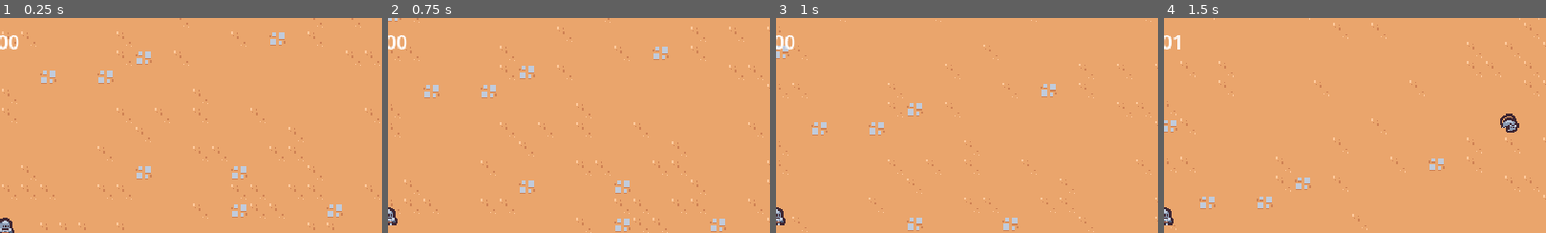
Above: before the commit, frames 1-4 (left to right).
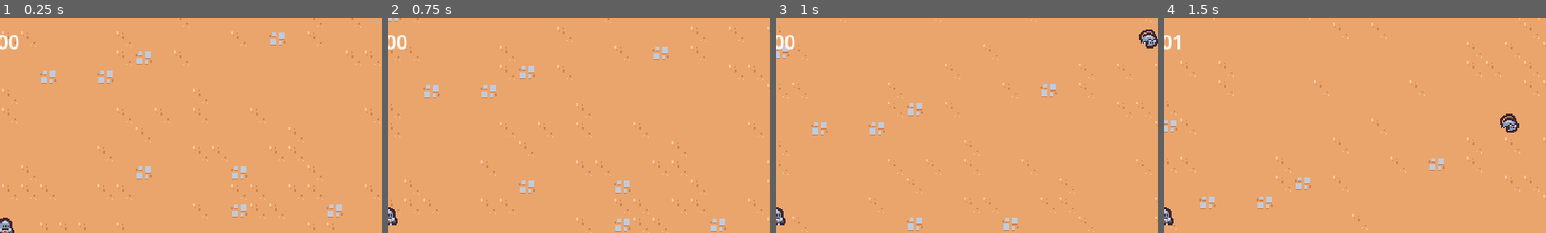
Above: after the commit, the same moments.

Repository: justknick/myFirst2DSurvivorsGame
Game: Godot game, scene res://scenes/main/main.tscn
Same seed, same stepped clock (60 frames per second), same inputs: the game is played once before the commit and once after it.
Inputs (mouse positions are % of the whole screen's width and height, from its top left):
- Up to frame 1 (0.25 s): no input
- Up to frame 2 (0.75 s): move the mouse to (45, 70) at 0.52 s; press the mouse at (45, 70) at 0.53 s; hold W (move_up) from 0.53 s (still down)
- Up to frame 3 (1 s): keep holding W (move_up)
- Up to frame 4 (1.5 s): keep holding W (move_up); move the mouse to (80, 65) at 1.27 s; release the mouse at (80, 65) at 1.28 s; click (80, 65) at 1.35 s
The pictures show only the part of the screen within x 50-100%, y 0-50%; the shares and areas given below are measured in that part.

Frames 1-2 are identical in both runs. In frame 3, 0.3% of the frame differs, in the area x 95-100%, y 5-15%; in frame 4, nothing differs.

Commit message:
Section 2.25 - Improving the Scene Tree Structure // updated main scene (reorganize tree layer and added layer groups), enemy_manager script (spawn at entities layer), vial_drop_component script (spawn at entities layer), sword_ability_controller (spawn at freground layer)

Diff:
--- a/scenes/ability/sword_ability_controller/sword_ability_controller.gd
+++ b/scenes/ability/sword_ability_controller/sword_ability_controller.gd
@@ -44,7 +44,9 @@
 	# placed after player instance, bc we want to ensure player exists
 	var sword_instance = sword_ability.instantiate() as SwordAbiliy
 	# we will add child node to the scene where player node is (i.e. main)
-	player.get_parent().add_child(sword_instance)
+	# we will add sword to the foreground_layer
+	var foreground_layer = get_tree().get_first_node_in_group("foreground_layer")
+	foreground_layer.add_child(sword_instance)
 	sword_instance.hitbox_component.damage = damage
 
 	sword_instance.global_position = enemies[0].global_position
--- a/scenes/component/vial_drop_component.gd
+++ b/scenes/component/vial_drop_component.gd
@@ -23,8 +23,9 @@
 	# check if 'owner' is not a Node2D
 	if not owner is Node2D:
 		return
-	# now spawn the vial
+	# now spawn the vial, under entities_layer
 	var spawn_position = (owner as Node2D).global_position
 	var vial_instance = vial_scene.instantiate() as Node2D
-	owner.get_parent().add_child(vial_instance)
+	var entities_layer = get_tree().get_first_node_in_group("entities_layer")
+	entities_layer.add_child(vial_instance)
 	vial_instance.global_position = spawn_position
--- a/scenes/main/main.tscn
+++ b/scenes/main/main.tscn
@@ -34,5 +34,10 @@
 format = 2
 layer_0/tile_data = PackedInt32Array(65537, 0, 4, 65538, 65536, 4, 65539, 0, 4, 65540, 0, 4, 65541, 393216, 3, 131077,  …(41190 unchanged characters)…
 
-[node name="Player" parent="." instance=ExtResource("1_40gqh")]
+[node name="Entities" type="Node2D" parent="." groups=["entities_layer"]]
+y_sort_enabled = true
+
+[node name="Player" parent="Entities" instance=ExtResource("1_40gqh")]
 position = Vector2(580, 349)
+
+[node name="Foreground" type="Node2D" parent="." groups=["foreground_layer"]]
--- a/scenes/manager/enemy_manager.gd
+++ b/scenes/manager/enemy_manager.gd
@@ -27,6 +27,8 @@
 
 	# declare enemy to instantiate - this creates node, but doesn't put in scene tree
 	var enemy = basic_enemy_scene.instantiate() as Node2D
-	# now we'll place enemy node into scene tree
-	get_parent().add_child(enemy)
+
+	# now we'll place enemy node into scene tree, under entities layer
+	var entities_layer = get_tree().get_first_node_in_group("entities_layer")
+	entities_layer.add_child(enemy)
 	enemy.global_position = spawn_position
